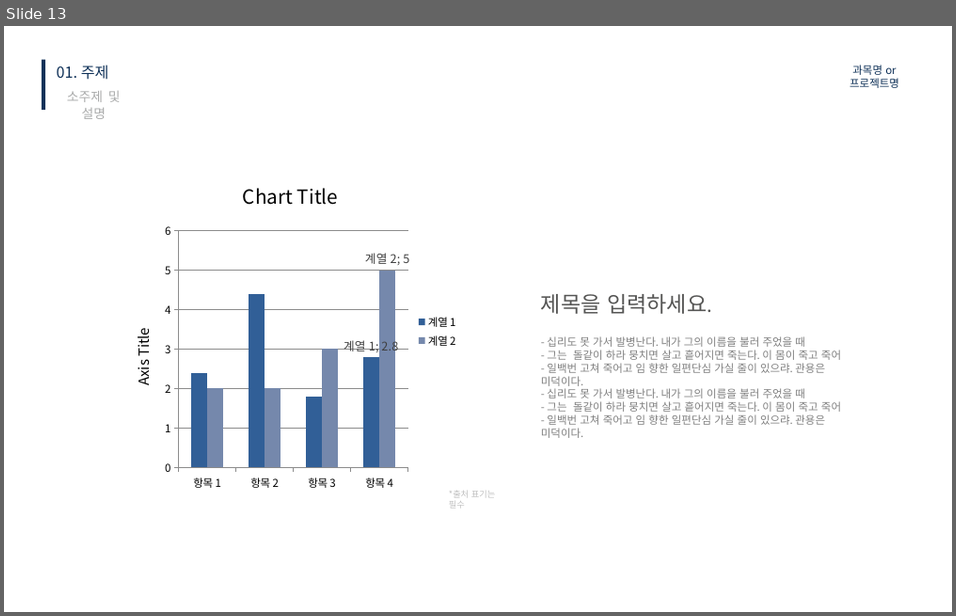
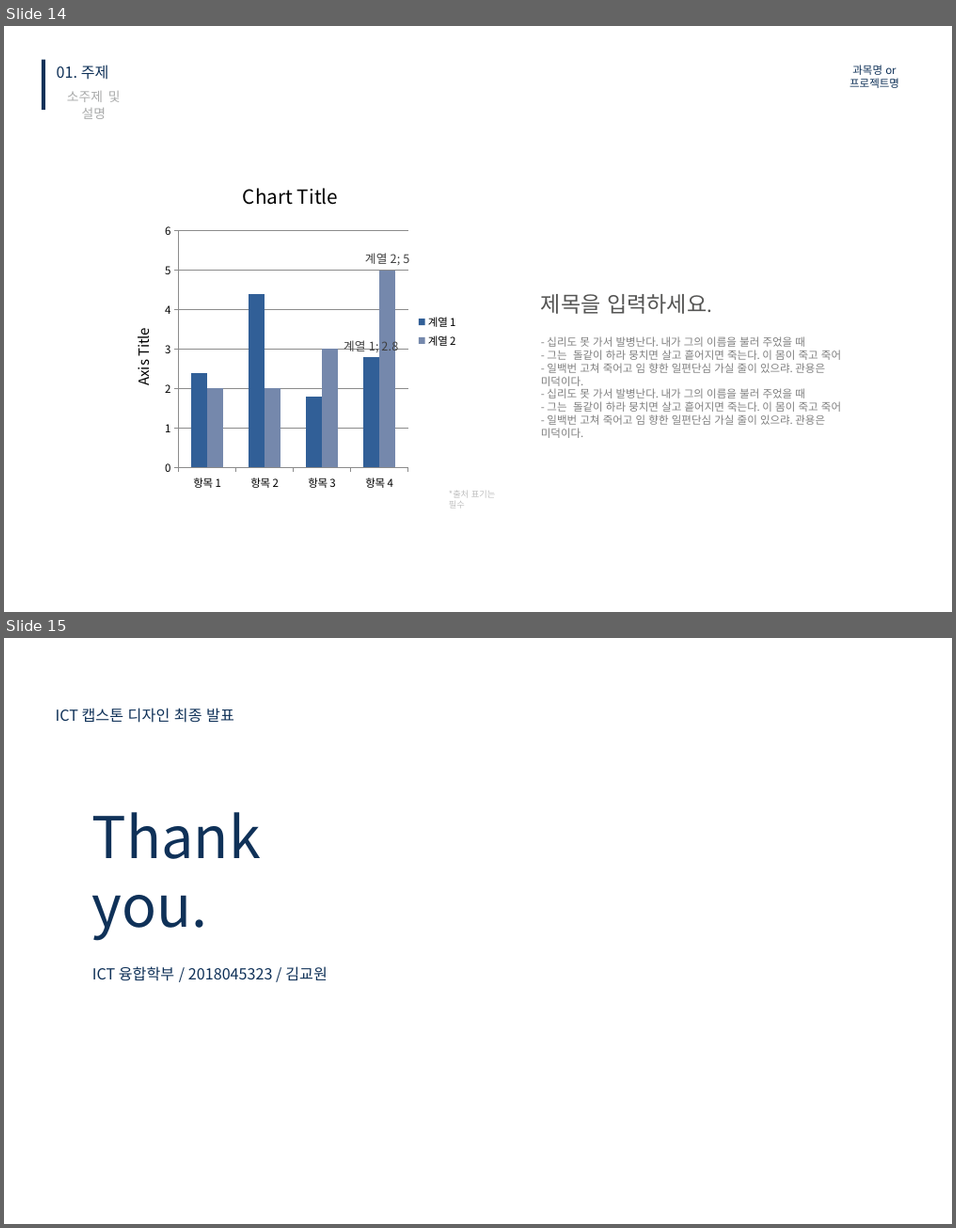
Before and after one commit to kimkyowon/Capstone_Design, a slide deck: 1.PrecisionLandingModule/1.ReasearchNote/FinalReport/캡스톤디자인 최종 발표 ICT융합학부 2018045323 김교원.pptx. Shown one above the other, each under a label of ours: slide 13 before the commit, slides 14 and 15 after it. The pictures are 956x616 and 956x1228 pixels, drawn with LibreOffice and Linux fonts; fonts in the diff are those of the drawing; background and template pictures are left out. Boxes give left, top, right and bottom in pixels: in the first picture for what was removed or moved away, otherwise in the second. Text is boxed around its words. In the diff, an @@ line names an element or a change of style, - is before the commit and + after.

Commit message:
[Modify] 최종 발표 PPT 내용 수정

```diff
--- a/1.PrecisionLandingModule/1.ReasearchNote/FinalReport/캡스톤디자인 최종 발표 ICT융합학부 2018045323 김교원.pptx
+++ b/1.PrecisionLandingModule/1.ReasearchNote/FinalReport/캡스톤디자인 최종 발표 ICT융합학부 2018045323 김교원.pptx
@@ slide 15 added at box(4, 638, 952, 1224), background picture (left out) @@
@@ text added at box(56, 708, 234, 723), 14 pt, text #0F3158 @@
+ICT 캡스톤 디자인 최종 발표
@@ text added at box(92, 812, 261, 941), 53 pt, text #0F3158 @@
+Thank
+you.
@@ text added at box(92, 966, 327, 981), 14 pt, text #0F3158 @@
+ICT 융합학부 / 2018045323 / 김교원
@@ text added at box(139, 1054, 410, 1082), 15 pt, text #FFFFFF @@
+05.20.2025
@@ what was slide 13 is now slide 14 @@
```
Also in this commit, not shown: 2 slides changed, 2 other slides added, 2 slides removed.
